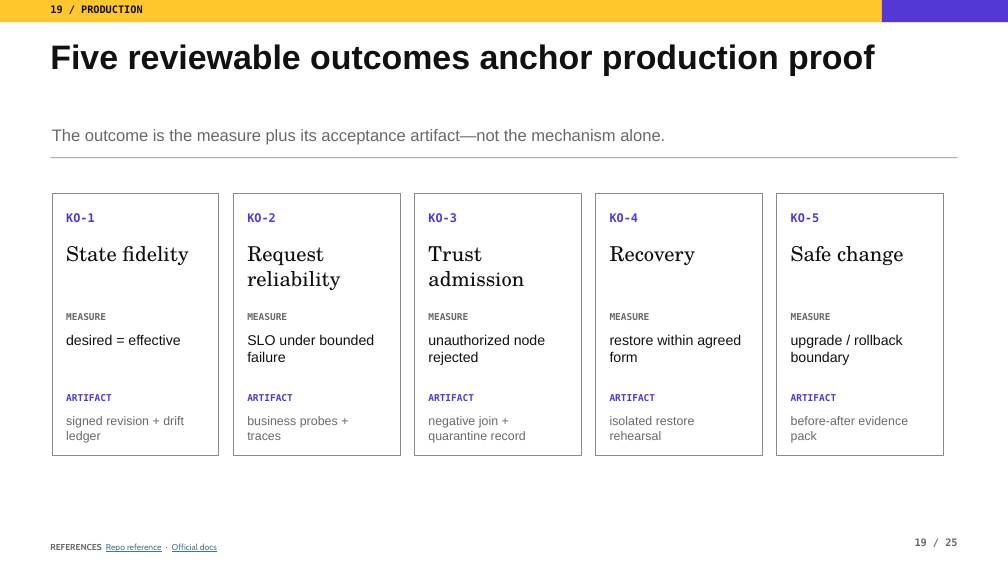
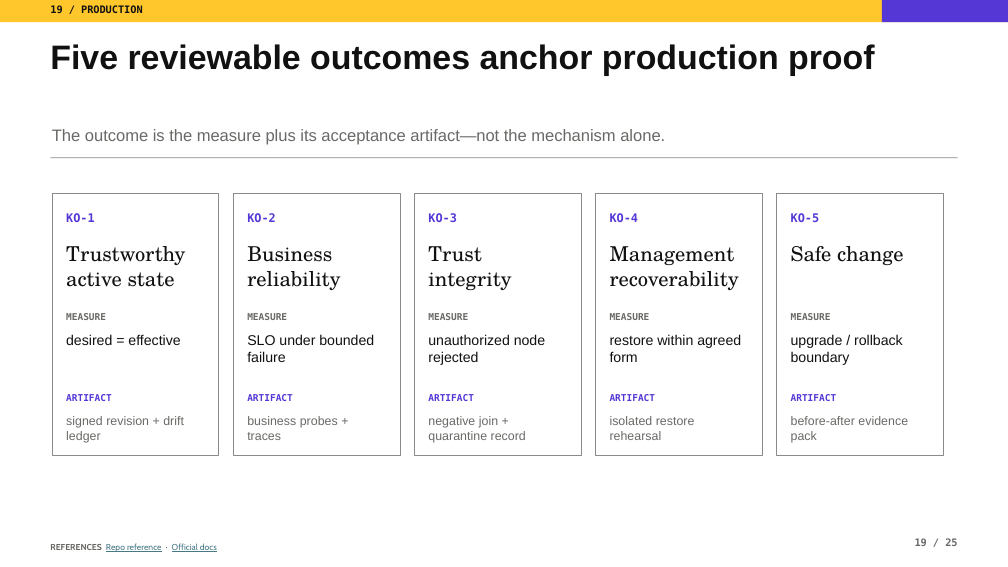
Before and after one commit to tomqwu/apim, a slide deck: slide 19 of presentations/kong-platform-journey-guided.pptx. Drawn at 1008x567 pixels with LibreOffice and Linux fonts; fonts in the diff are those of the drawing. Boxes give left, top, right and bottom in pixels: in the first picture for what was removed or moved away, otherwise in the second. Text is boxed around its words. In the diff, an @@ line names an element or a change of style, - is before the commit and + after.

```diff
--- a/presentations/kong-platform-journey-guided.pptx
+++ b/presentations/kong-platform-journey-guided.pptx
@@ text at (66, 246, 185, 287): text changed @@
-State fidelity
+Trustworthy active state
@@ text at (247, 246, 340, 290): text changed @@
-Request reliability
+Business reliability
@@ text at (428, 246, 511, 290): text changed @@
-Trust admission
+Trust integrity
@@ text at (610, 246, 739, 290): text changed @@
-Recovery
+Management recoverability
```
Also in this commit, not shown: 8 other slides changed, 12 other files.
